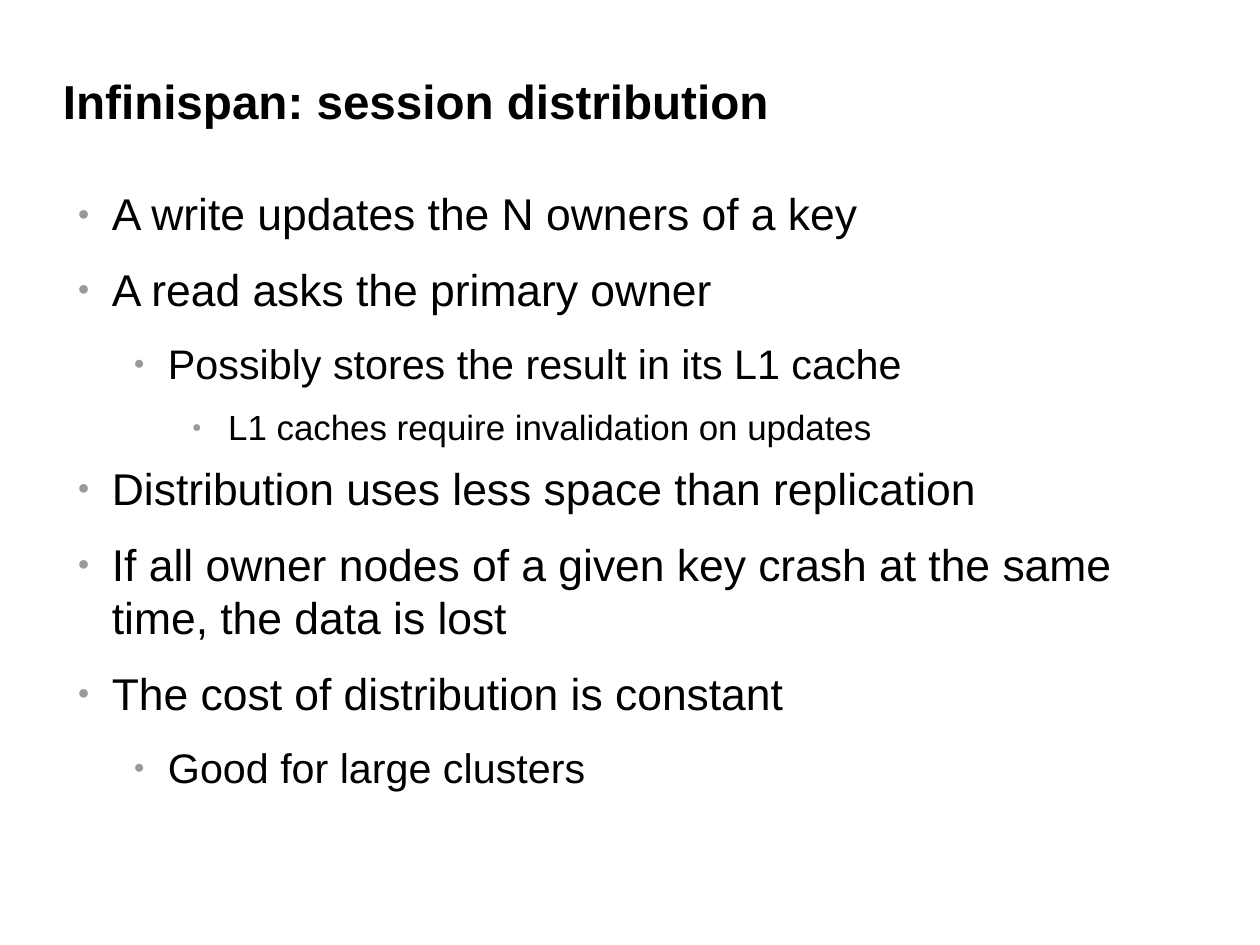
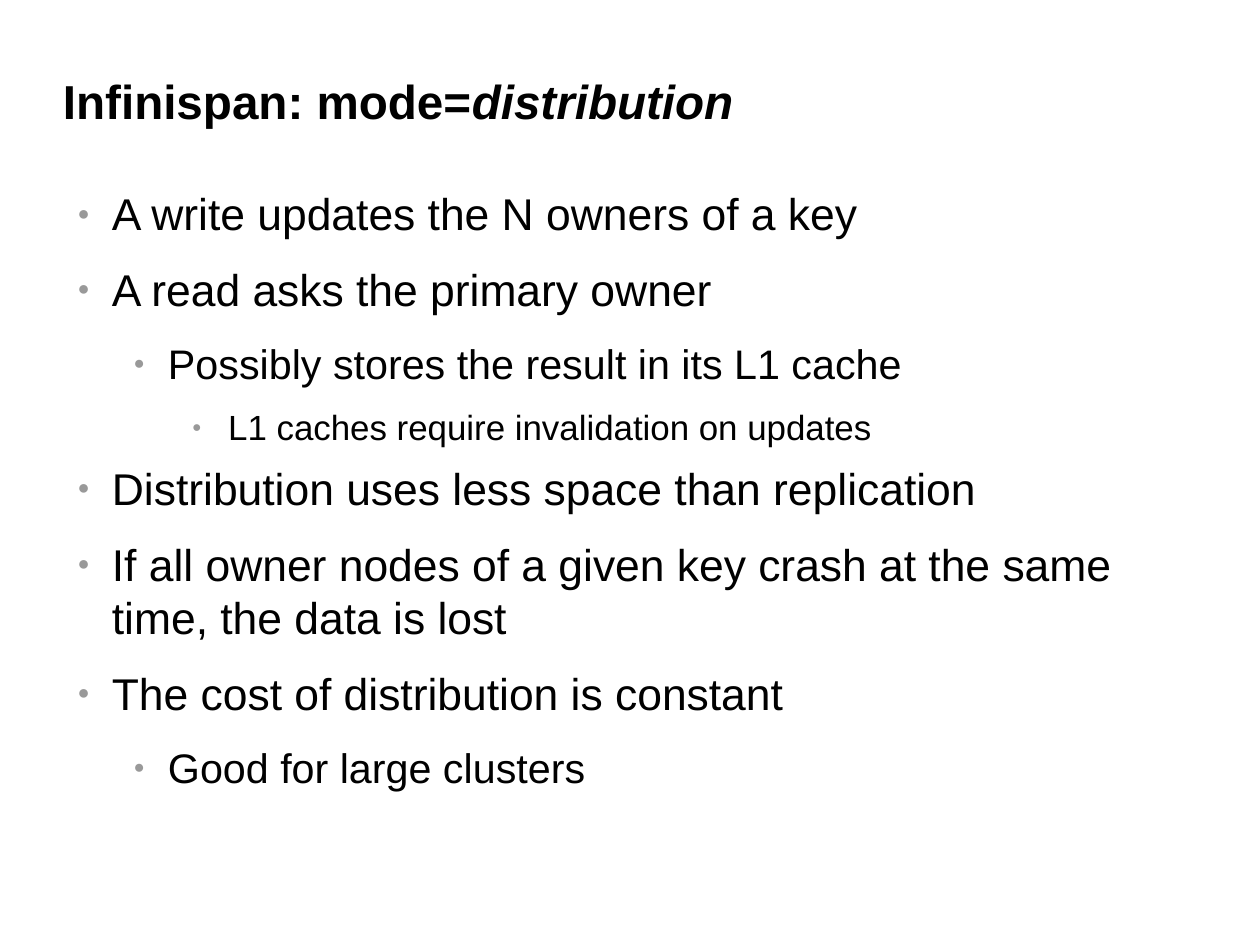
Before and after one commit to belaban/SessionPerf, a slide deck: slide 13 of docs/jbw2012.odp (slide 14 before the commit). Drawn at 1260x945 pixels with LibreOffice and Linux fonts; fonts in the diff are those of the drawing; background and template pictures are left out. Boxes give left, top, right and bottom in pixels: in the first picture for what was removed or moved away, otherwise in the second. Text is boxed around its words. In the diff, an @@ line names an element or a change of style, - is before the commit and + after.

```diff
--- a/docs/jbw2012.odp
+++ b/docs/jbw2012.odp
@@ title at bbox=[63, 84, 734, 128]: text changed @@
-Infinispan: session distribution
+Infinispan: mode=distribution
```
Also in this commit, not shown: 6 other slides changed, 1 slide added.
